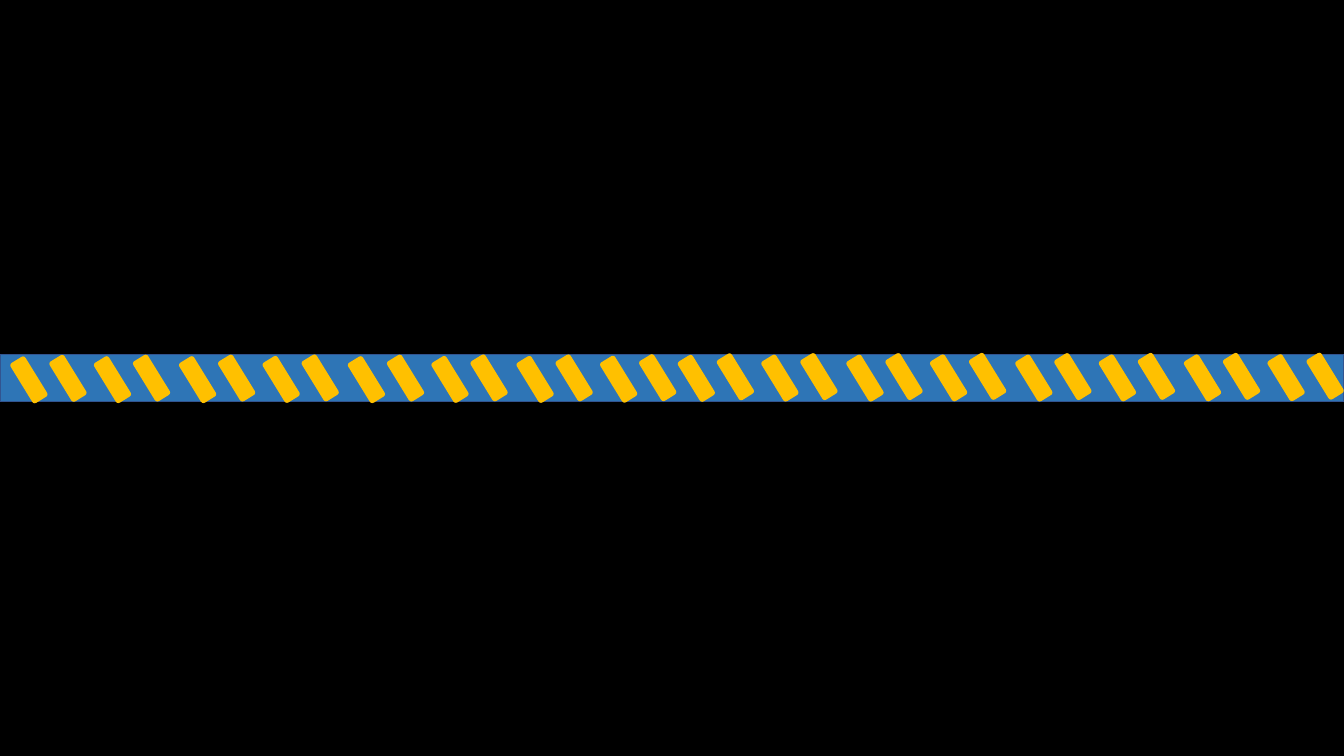
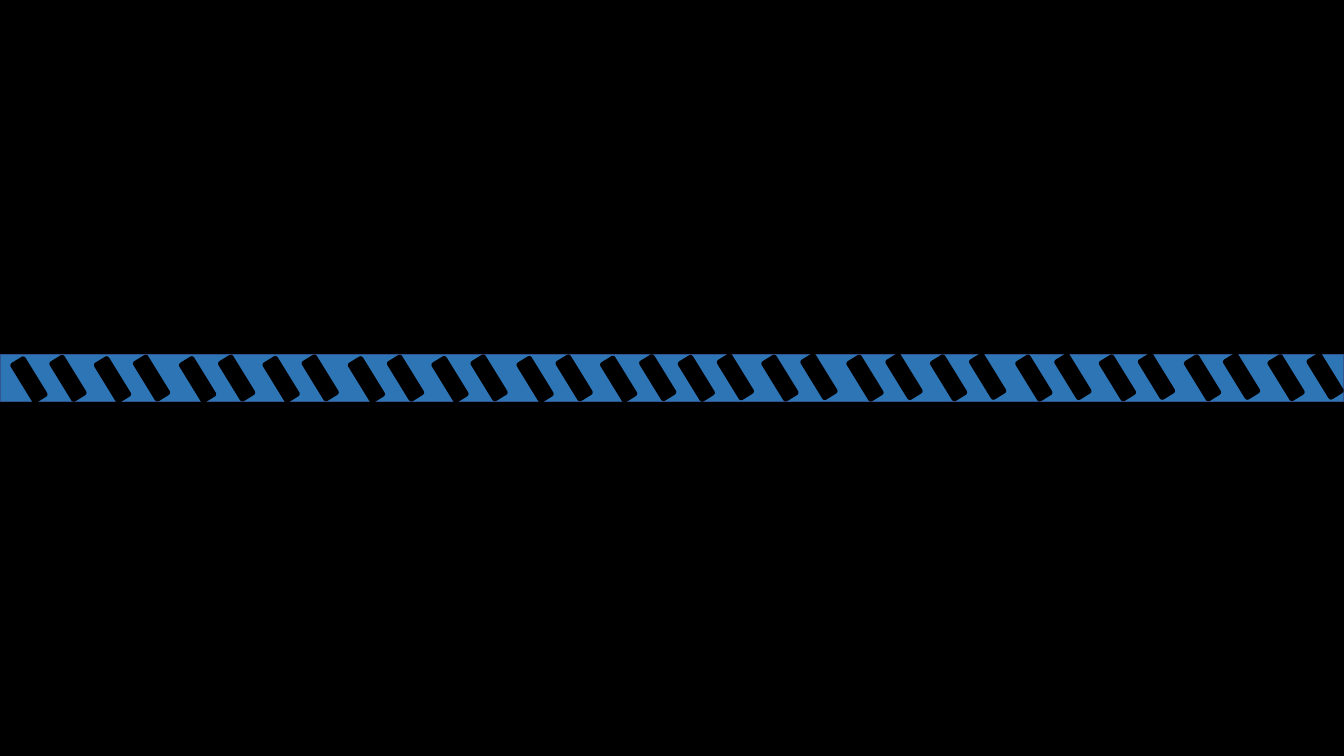
Before and after one commit to likaon1606/personalSite, a slide deck: slide 1 of assets/gifs/img/barra de color.pptx. Drawn at 1344x756 pixels with LibreOffice and Linux fonts; fonts in the diff are those of the drawing. Boxes give left, top, right and bottom in pixels: in the first picture for what was removed or moved away, otherwise in the second. Text is boxed around its words. In the diff, an @@ line names an element or a change of style, - is before the commit and + after.

```diff
--- a/assets/gifs/img/barra de color.pptx
+++ b/assets/gifs/img/barra de color.pptx
@@ fill #FFC000 to #000000 in 32 elements at bbox=[9, 356, 48, 405], bbox=[48, 354, 88, 403], bbox=[93, 355, 132, 404], bbox=[132, 354, 171, 403], bbox=[177, 355, 217, 404], bbox=[217, 354, 256, 403], bbox=[261, 355, 301, 404], bbox=[300, 354, 340, 403], bbox=[347, 355, 386, 404], bbox=[386, 354, 426, 403], bbox=[430, 355, 470, 404], bbox=[470, 354, 509, 403], bbox=[515, 355, 555, 404], bbox=[554, 354, 594, 403], bbox=[599, 355, 638, 404], bbox=[638, 353, 678, 402], bbox=[676, 354, 716, 403], bbox=[716, 353, 755, 402], bbox=[760, 354, 800, 403], bbox=[799, 352, 839, 401], bbox=[846, 354, 885, 403], bbox=[884, 352, 924, 401], bbox=[929, 354, 968, 403], bbox=[968, 352, 1007, 401], bbox=[1014, 354, 1054, 403], bbox=[1054, 352, 1093, 401], bbox=[1098, 354, 1137, 403], bbox=[1137, 352, 1177, 401], bbox=[1183, 354, 1222, 403], bbox=[1222, 352, 1261, 401], bbox=[1266, 353, 1306, 402], bbox=[1306, 352, 1344, 401] @@
```
Also in this commit, not shown: 5 other files.
